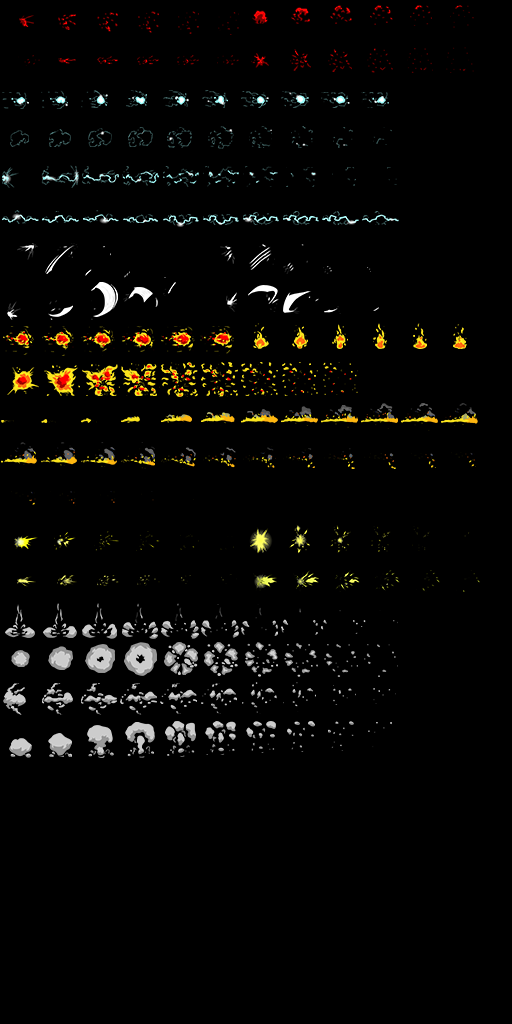
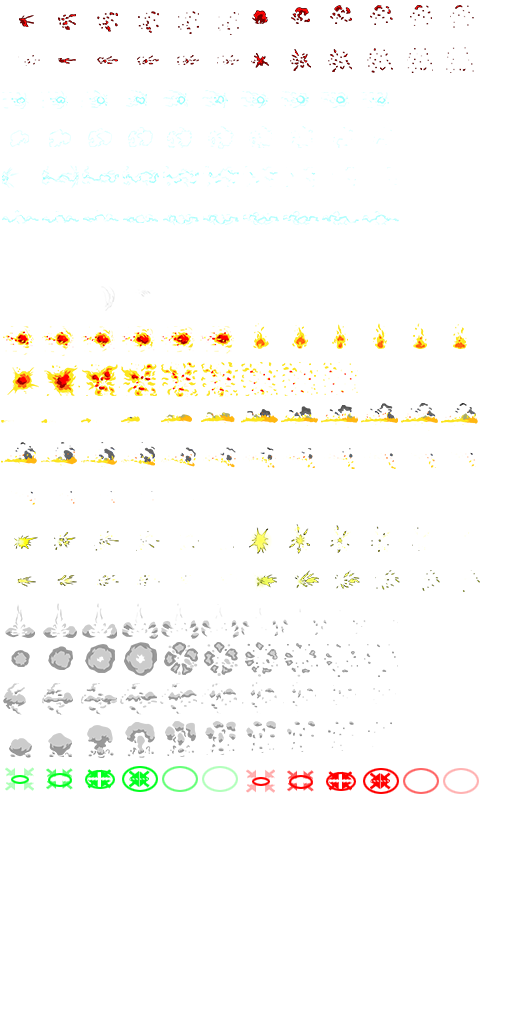
Layers edited between the first and the second 512×1024 image:
added layer "Layer 2" above "Layer 3" over (x1=5, y1=766, x2=238, y2=792)
added layer "Layer 3" above "Layer 1" over (x1=246, y1=768, x2=479, y2=794)
hid "Background" over (x1=0, y1=0, x2=512, y2=1024)
